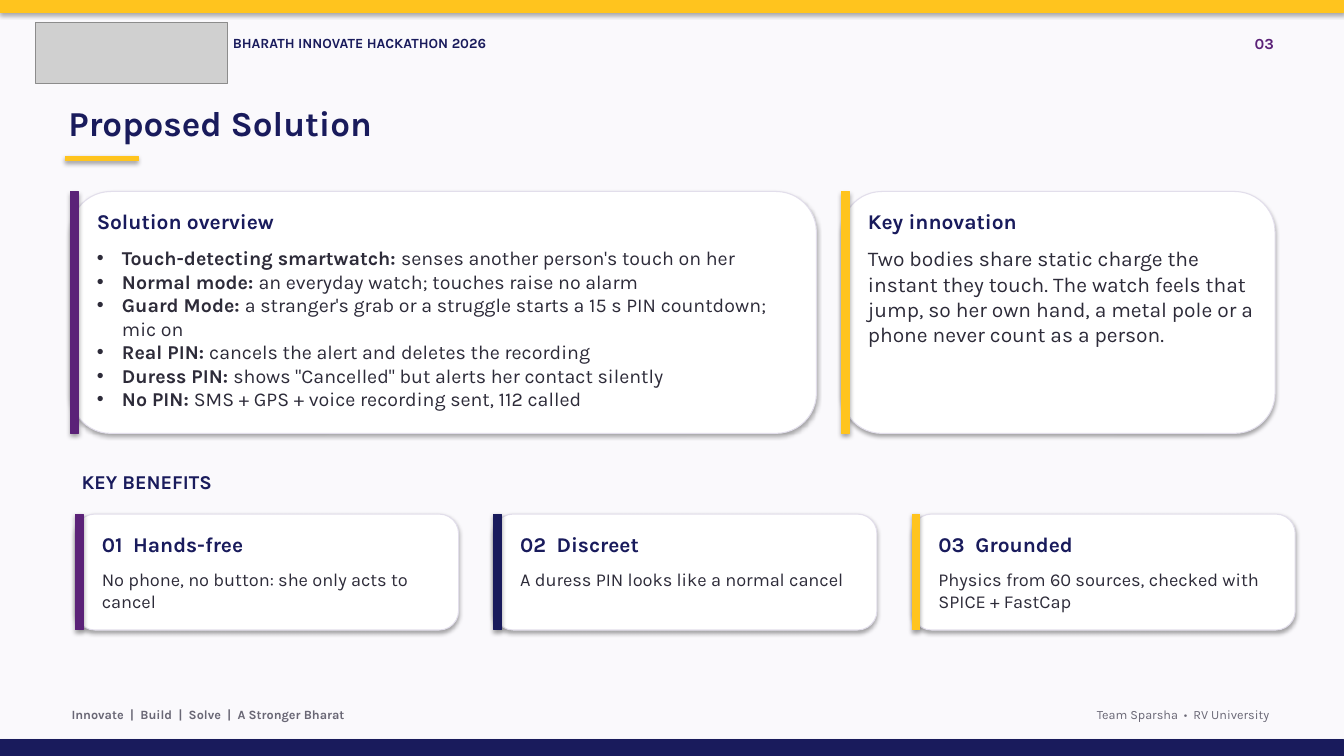
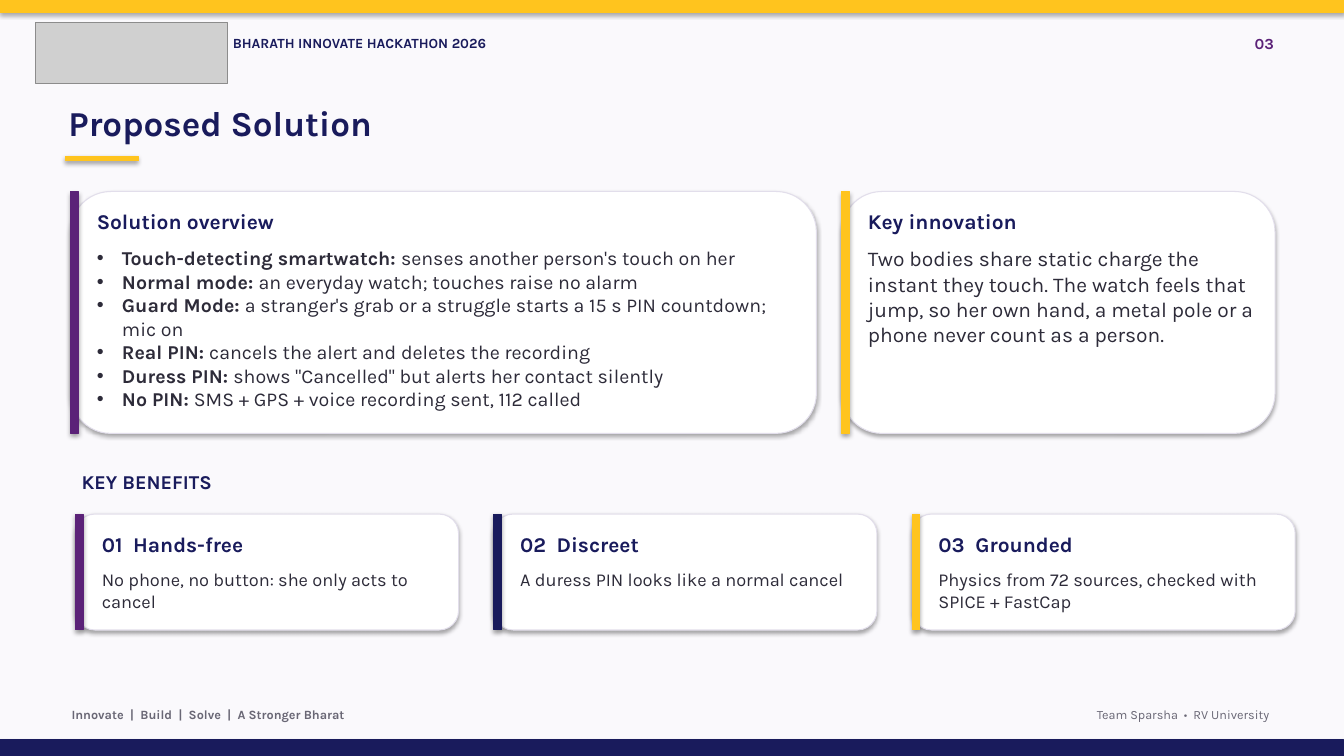
Before and after one commit to Bhajanth13/SparshaGuard, a slide deck: slide 3 of docs/SparshaGuard_BIH2026.pptx. Drawn at 1344x756 pixels with LibreOffice and Linux fonts; fonts in the diff are those of the drawing; grey boxes stand for pictures. Boxes give left, top, right and bottom in pixels: in the first picture for what was removed or moved away, otherwise in the second. Text is boxed around its words. In the diff, an @@ line names an element or a change of style, - is before the commit and + after.

```diff
--- a/docs/SparshaGuard_BIH2026.pptx
+++ b/docs/SparshaGuard_BIH2026.pptx
@@ text at box(938, 573, 1256, 613): text changed @@
-Physics from 60 sources, checked with SPICE + FastCap
+Physics from 72 sources, checked with SPICE + FastCap
```
Also in this commit, not shown: 4 other slides changed, 18 other files.
